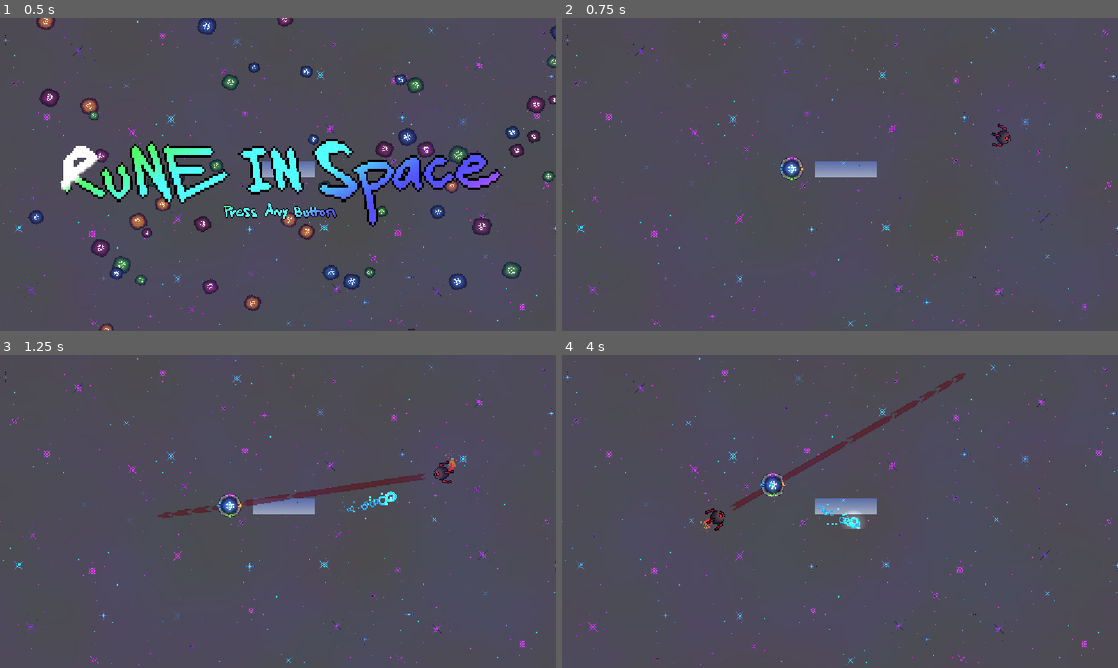
Above: before the commit, frames 1-4 (two rows, left to right).
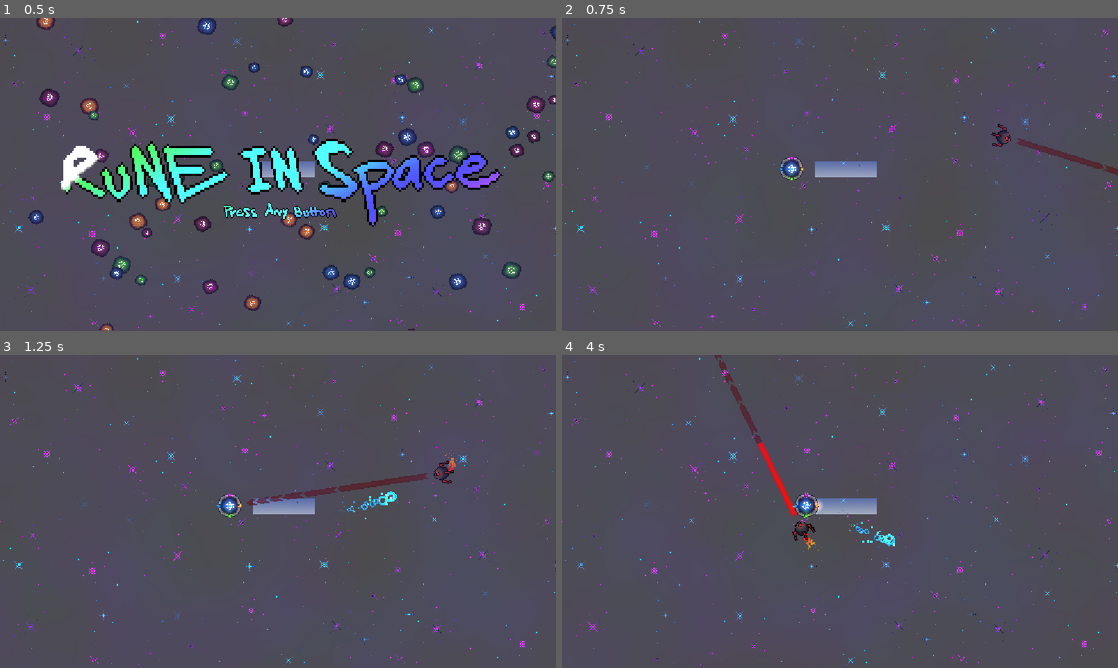
Above: after the commit, the same moments.

Repository: eee12342/New-Game
Game: Godot game, scene res://scenes/MainMenu.tscn
The game is run twice, just before and just after one commit, with the same random seed, the same clock (stepped at 60 frames per second) and the same inputs.
Inputs (mouse positions are in pixels of both pictures, inside the frame that each line leads up to):
- Up to frame 1 (0.5 s): no input
- Up to frame 2 (0.75 s): move the mouse to (962, 158) at 0.52 s; tap A (colour1) at 0.6 s; click (962, 158) at 0.67 s
- Up to frame 3 (1.25 s): no input
- Up to frame 4 (4 s): move the mouse to (728, 527) at 1.27 s; tap W (colour2) at 1.35 s; click (728, 527) at 1.42 s; move the mouse to (895, 442) at 2.02 s; tap D (colour3) at 2.1 s; click (895, 442) at 2.17 s; move the mouse to (812, 574) at 2.77 s; tap S (colour4) at 2.85 s; click (812, 574) at 2.92 s; move the mouse to (1006, 558) at 3.52 s; hold Shift (colour_change_mode) from 3.53 s (still down); click (1006, 558) at 3.67 s

Frame 1 is identical in both runs. In frame 2, 0.3% of the frame differs, in the area x 81-100%, y 38-51%; in frame 3, 0.2%; in frame 4, 2.3%, in the area x 24-73%, y 0-63%.

Commit message:
Add player health and enemy contact damage
Players now have health and can die when touched by enemies through a new hitbox. Enemies carry contact damage values, and the enemy AI stops when the player is dead. This also adds the enemies group and tweaks enemy motion/attack timing for the chase behavior.

Diff:
--- a/Messenger.gd
+++ b/Messenger.gd
@@ -5,6 +5,7 @@
 signal damage_to_enemy(damage_value: float, enemy: CharacterBody2D)
 
 var Player: CharacterBody2D
+var player_dead: bool = false
 
 
 # Called when the node enters the scene tree for the first time.
--- a/project.godot
+++ b/project.godot
@@ -41,6 +41,7 @@
 
 player_projectiles=""
 player=""
+enemies=""
 
 [input]
 
--- a/scenes/character/character.gd
+++ b/scenes/character/character.gd
@@ -13,6 +13,7 @@
 var charge_started_time: float
 
 @export var speed := 300.0
+@export var health: float = 100
 
 var colours: Array = ["colour1", "colour2", "colour3", "colour4"]
 var current_colour: String = "colour1"
@@ -48,6 +49,7 @@
 		in_colour_change_mode = false
 
 	handle_rotation()
+	check_dead()
 
 	move_and_slide()
 
@@ -74,3 +76,15 @@
 		if Input.is_action_pressed(colour) and current_colour != colour:
 			sprite.animation = colour
 			current_colour = colour
+
+
+func _on_hitbox_body_entered(body: Node2D) -> void:
+	if body.is_in_group("enemies"):
+		var damage = body.damage
+		health -= damage
+
+
+func check_dead():
+	if health <= 0:
+		Messenger.player_dead = true
+		queue_free()
--- a/scenes/character/character.tscn
+++ b/scenes/character/character.tscn
@@ -84,9 +84,11 @@
 offsets = PackedFloat32Array(0.12719299, 0.9930796)
 colors = PackedColorArray(0.30980393, 1, 0.14509805, 1, 1, 1, 1, 0)
 
+[sub_resource type="CircleShape2D" id="CircleShape2D_bhunq"]
+radius = 13.0
+
 [node name="Character" type="CharacterBody2D" unique_id=628092636]
 scale = Vector2(2, 2)
-collision_mask = 5
 script = ExtResource("1_cuyo6")
 
 [node name="CollisionShape2D" type="CollisionShape2D" parent="." unique_id=825170863]
@@ -220,3 +222,11 @@
 
 [node name="BulletSpawn3" type="Marker2D" parent="BulletSpawns" unique_id=962749999]
 position = Vector2(22.5, 10)
+
+[node name="Hitbox" type="Area2D" parent="." unique_id=1989748303]
+collision_mask = 4
+
+[node name="CollisionShape2D" type="CollisionShape2D" parent="Hitbox" unique_id=1258400115]
+shape = SubResource("CircleShape2D_bhunq")
+
+[connection signal="body_entered" from="Hitbox" to="." method="_on_hitbox_body_entered"]
--- a/scenes/enemy/enemy.gd
+++ b/scenes/enemy/enemy.gd
@@ -8,6 +8,7 @@
 
 var player: CharacterBody2D
 var health := max_health
+var damage: float = 35
 
 
 func _ready() -> void:
@@ -33,9 +34,9 @@
 		animations.play("Death")
 
 
-func _on_damaged(damage: float, body: CharacterBody2D):
+func _on_damaged(damage_taken: float, body: CharacterBody2D):
 	if body == self:
-		health -= damage
+		health -= damage_taken
 
 
 func _on_death_finished():
--- a/scenes/enemy/enemy1/enemy1.tscn
+++ b/scenes/enemy/enemy1/enemy1.tscn
@@ -158,19 +158,18 @@
 color_ramp = SubResource("Gradient_gwnwj")
 
 [node name="RayCast2D" type="RayCast2D" parent="." unique_id=1293576095]
-target_position = Vector2(300, 0)
+target_position = Vector2(200, 0)
 
 [node name="Pause" type="Timer" parent="." unique_id=14633251]
 one_shot = true
 
 [node name="ArrowProgress" parent="." unique_id=1109070990 instance=ExtResource("4_hddgn")]
-visible = false
 z_index = -1
 offset_left = 7.0
 offset_top = -8.0
 offset_right = 127.0
 offset_bottom = 32.0
-scale = Vector2(2.5, 1)
+scale = Vector2(1.7, 1)
 value = 0.0
 
 [connection signal="body_entered" from="Hitbox" to="." method="_on_hitbox_body_entered"]
--- a/scenes/enemy/enemy1/enemy_1.gd
+++ b/scenes/enemy/enemy1/enemy_1.gd
@@ -25,8 +25,9 @@
 
 
 func _process(_delta: float) -> void:
-	if not finding_player:
-		find_player()
+	if not Messenger.player_dead:
+		if not finding_player:
+			find_player()
 
 
 func find_player():
@@ -41,6 +42,7 @@
 	#momentum_tween.tween_property(self, "global_position", momentum_target, 2)
 
 	tween = create_tween()
+	tween.set_ease(Tween.EASE_IN_OUT)
 	tween.tween_property(self, "global_rotation", target, rotation_speed_seconds)
 	tween.finished.connect(func(): start_attack())
 
@@ -69,7 +71,7 @@
 	attack_tween = create_tween()
 	attack_tween.set_ease(Tween.EASE_IN_OUT)
 	attack_tween.set_trans(Tween.TRANS_QUAD)
-	attack_tween.tween_property(self, "global_position", to_global(raycast.target_position), 1)
+	attack_tween.tween_property(self, "global_position", to_global(raycast.target_position), 0.5)
 	attack_tween.finished.connect(func(): attack_finished())
 
 
--- a/scenes/main.tscn
+++ b/scenes/main.tscn
@@ -77,7 +77,7 @@
 [node name="Enemies" type="Node2D" parent="." unique_id=1966949581]
 z_index = 1
 
-[node name="Enemy" parent="Enemies" unique_id=243331702 instance=ExtResource("2_0wfyh")]
+[node name="Enemy" parent="Enemies" unique_id=243331702 groups=["enemies"] instance=ExtResource("2_0wfyh")]
 position = Vector2(915, 246)
 
 [node name="Background" type="Sprite2D" parent="." unique_id=170960402]
